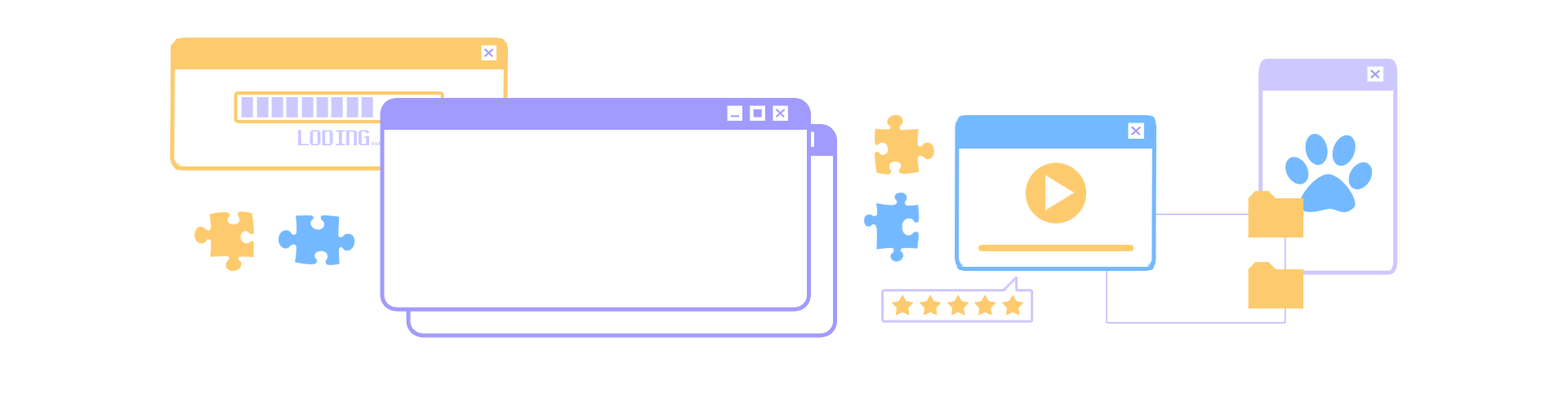
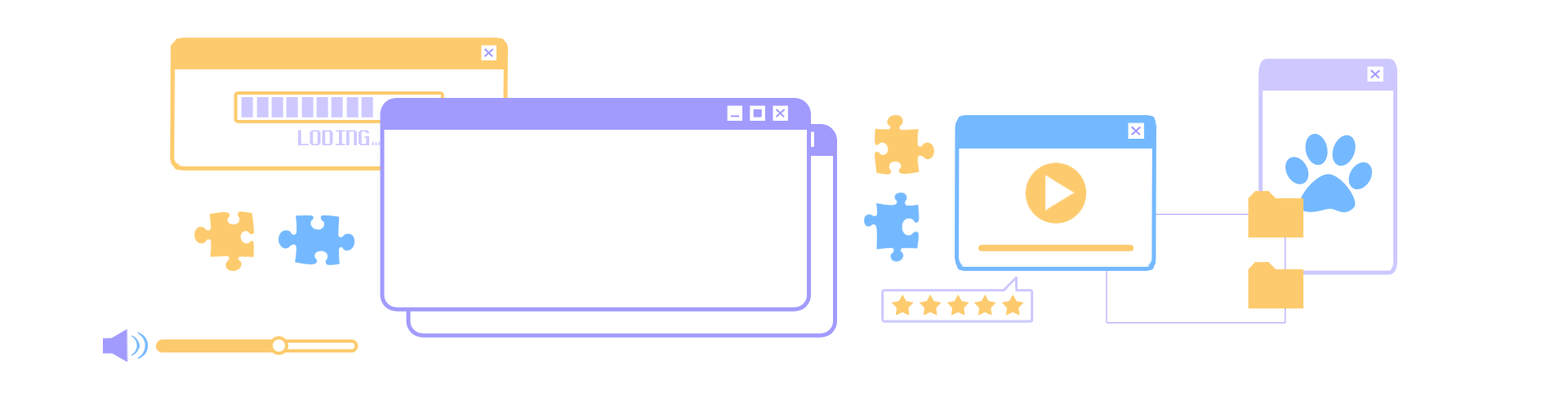
Layered file, before and after one edit (w=1568, h=408). Changes by layer:
added layer "Ellipse 2" above "Rounded Rectangle 1" over [left=269, top=336, right=289, bottom=356]
added layer "Rounded Rectangle 1" (1st of 2) above "Rounded Rectangle 1" over [left=155, top=341, right=281, bottom=352]
added layer "Rounded Rectangle 1" (2nd of 2) above "Ellipse 1" over [left=155, top=339, right=359, bottom=353]
added layer "Ellipse 1" (1st of 2) above "Ellipse 1" over [left=131, top=335, right=140, bottom=357]
added layer "Ellipse 1" (2nd of 2) above "Rectangle 1" over [left=138, top=331, right=148, bottom=360]
added layer "Rectangle 1" above "긴창" over [left=102, top=329, right=129, bottom=363]
painted on "Cat Print 1" over [left=1285, top=133, right=1372, bottom=214]
